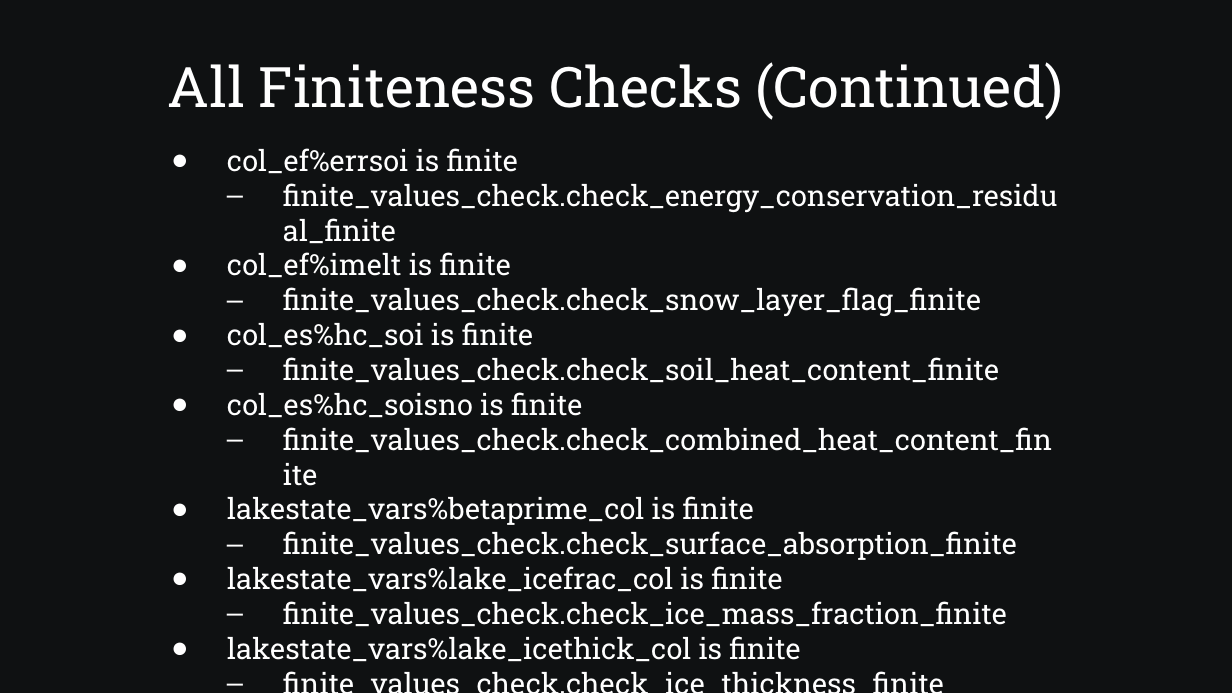
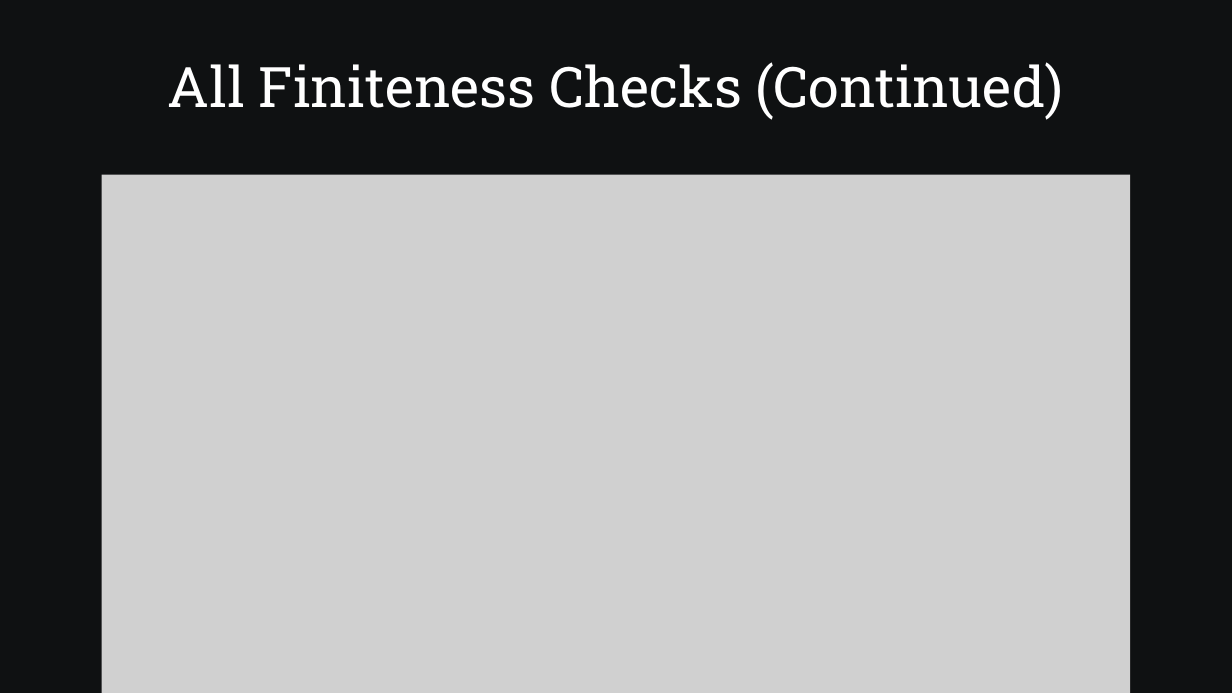
Before and after one commit to SamAllen06/lake_temp_work, a slide deck: slide 27 of documentation/for_collaborators/AnalysisOverview.pptx. Drawn at 1232x693 pixels with LibreOffice and Linux fonts; fonts in the diff are those of the drawing; grey boxes stand for pictures. Boxes give left, top, right and bottom in pixels: in the first picture for what was removed or moved away, otherwise in the second. Text is boxed around its words. In the diff, an @@ line names an element or a change of style, - is before the commit and + after.

Commit message:
Make syntax and formatting consistent for check types slides

```diff
--- a/documentation/for_collaborators/AnalysisOverview.pptx
+++ b/documentation/for_collaborators/AnalysisOverview.pptx
@@ text removed at (227, 148, 1058, 662) @@
-● col_ef%errsoi is finite
-  – finite_values_check.check_energy_conservation_residual_finite
-● col_ef%imelt is finite
-  – finite_values_check.check_snow_layer_flag_finite
-● col_es%hc_soi is finite
-  – finite_values_check.check_soil_heat_content_finite
-● col_es%hc_soisno is finite
-  – finite_values_check.check_combined_heat_content_finite
-● lakestate_vars%betaprime_col is finite
-  – finite_values_check.check_surface_absorption_finite
-● lakestate_vars%lake_icefrac_col is finite
-  – finite_values_check.check_ice_mass_fraction_finite
-● lakestate_vars%lake_icethick_col is finite
-  – finite_values_check.check_ice_thickness_finite
@@ picture added at (102, 174, 1130, 693) @@
```
Also in this commit, not shown: 9 other slides changed, 1 slide added, 1 other file.
